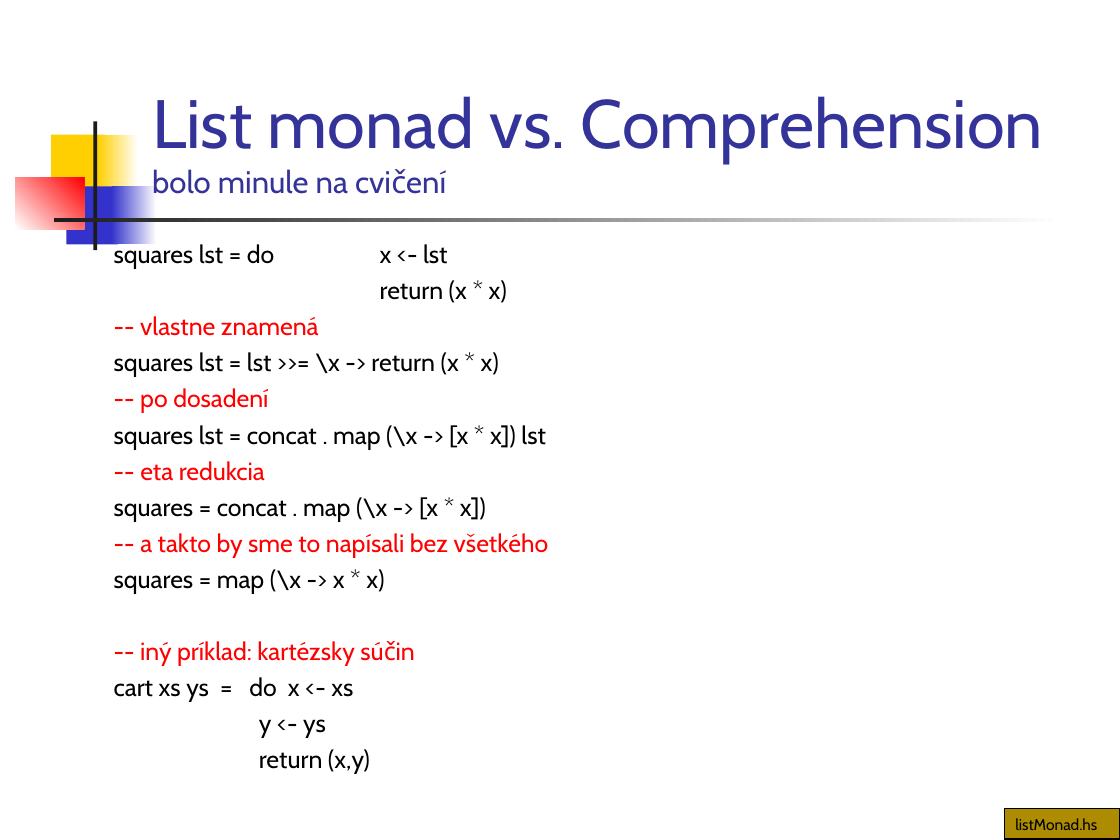
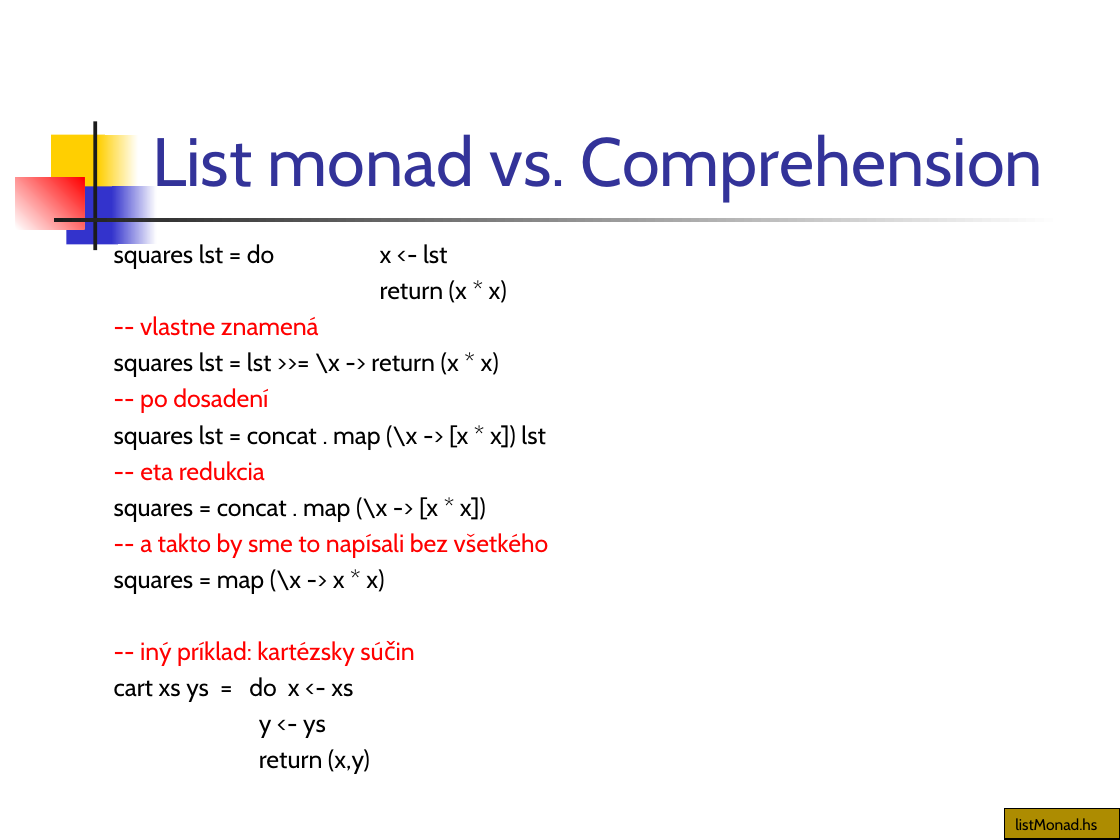
Before and after one commit to Funkcionalne/Prednasky, a slide deck: slide 38 of 12/12_fpro.ppt (slide 39 before the commit). Drawn at 1120x840 pixels with LibreOffice and Linux fonts; fonts in the diff are those of the drawing. Boxes give left, top, right and bottom in pixels: in the first picture for what was removed or moved away, otherwise in the second. Text is boxed around its words. In the diff, an @@ line names an element or a change of style, - is before the commit and + after.

```diff
--- a/12/12_fpro.ppt
+++ b/12/12_fpro.ppt
@@ title at box(152, 134, 1043, 201): text changed @@
-List monad vs. Comprehension
-bolo minule na cvičení
+List monad vs. Comprehension
```
Also in this commit, not shown: 3 other slides changed, 1 slide removed, 13 other files.
